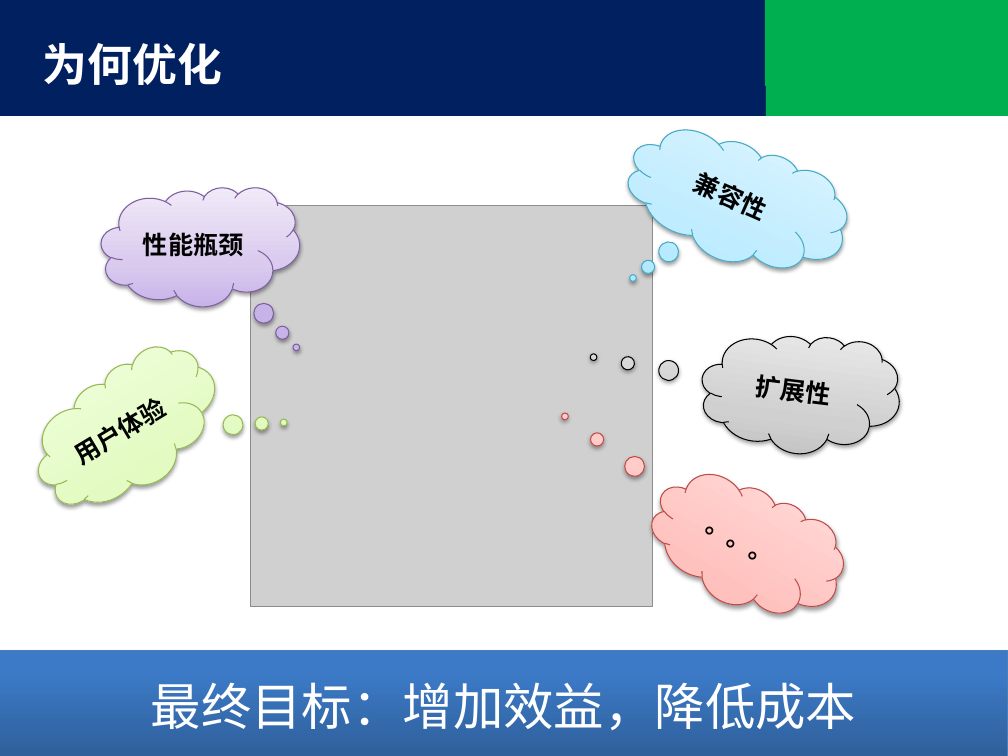
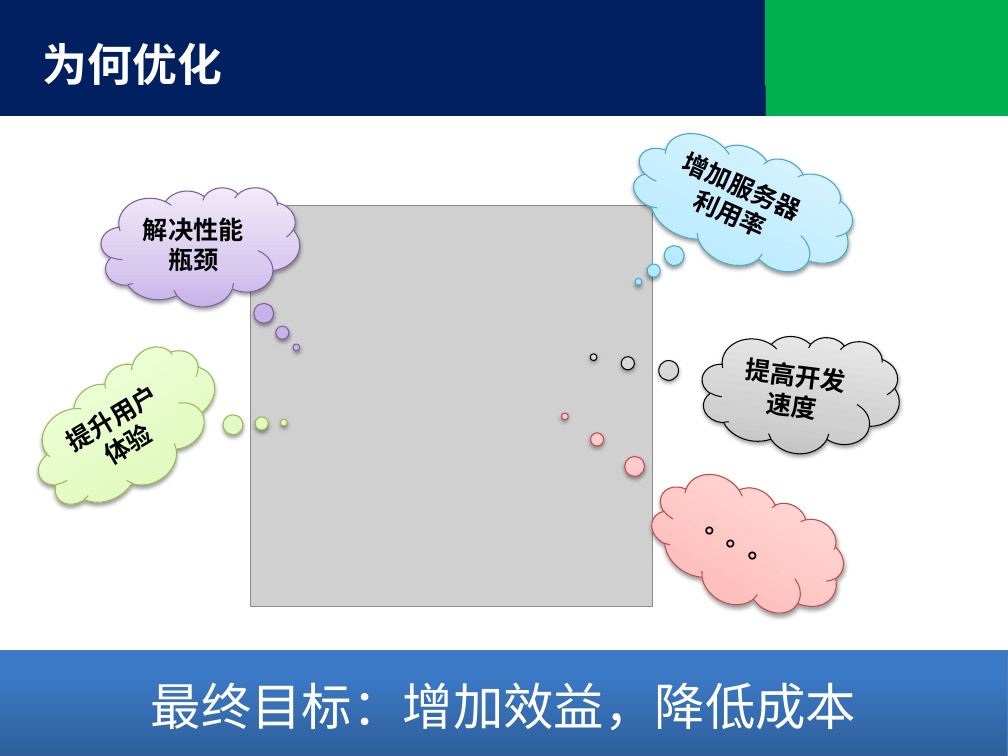
Before and after one commit to tjx222/javatrain, a slide deck: slide 5 of 前端优化.pptx (slide 3 before the commit). Drawn at 1008x756 pixels with LibreOffice and Linux fonts; fonts in the diff are those of the drawing; grey boxes stand for pictures; background and template pictures are left out. Boxes give left, top, right and bottom in pixels: in the first picture for what was removed or moved away, otherwise in the second. Text is boxed around its words. In the diff, an @@ line names an element or a change of style, - is before the commit and + after.

```diff
--- a/前端优化.pptx
+++ b/前端优化.pptx
@@ thought cloud "增加服务器利用率": place and size @@
-thought cloud "增加服务器利用率" at (610,101,864,302)
+thought cloud "增加服务器利用率" at (615,105,869,306)
@@ text in thought cloud at (681,144,773,234): text changed @@
-兼容性
+增加服务器利用率
@@ text in thought cloud at (143,217,244,272): text changed @@
-性能瓶颈
+解决性能瓶颈
@@ text in thought cloud at (744,357,844,420): text changed @@
-扩展性
+提高开发速度
@@ text in thought cloud at (74,426,133,465): text changed @@
-用户体验
+提升用户体验
```
Also in this commit, not shown: 6 other slides changed, 2 slides added.
